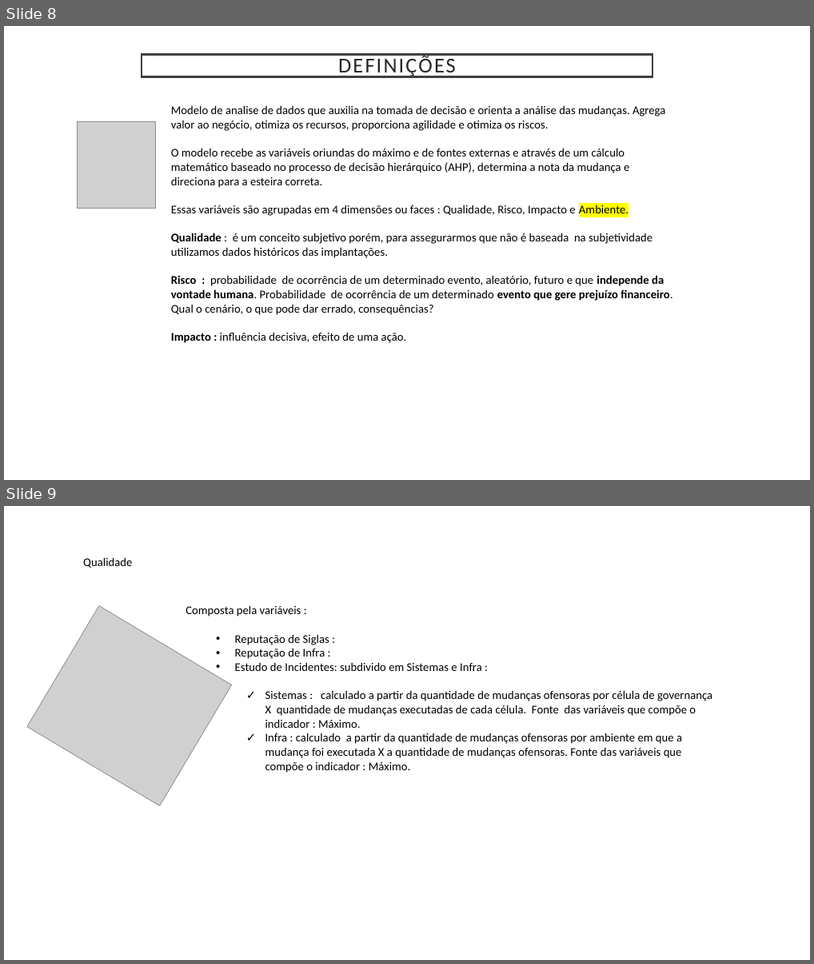
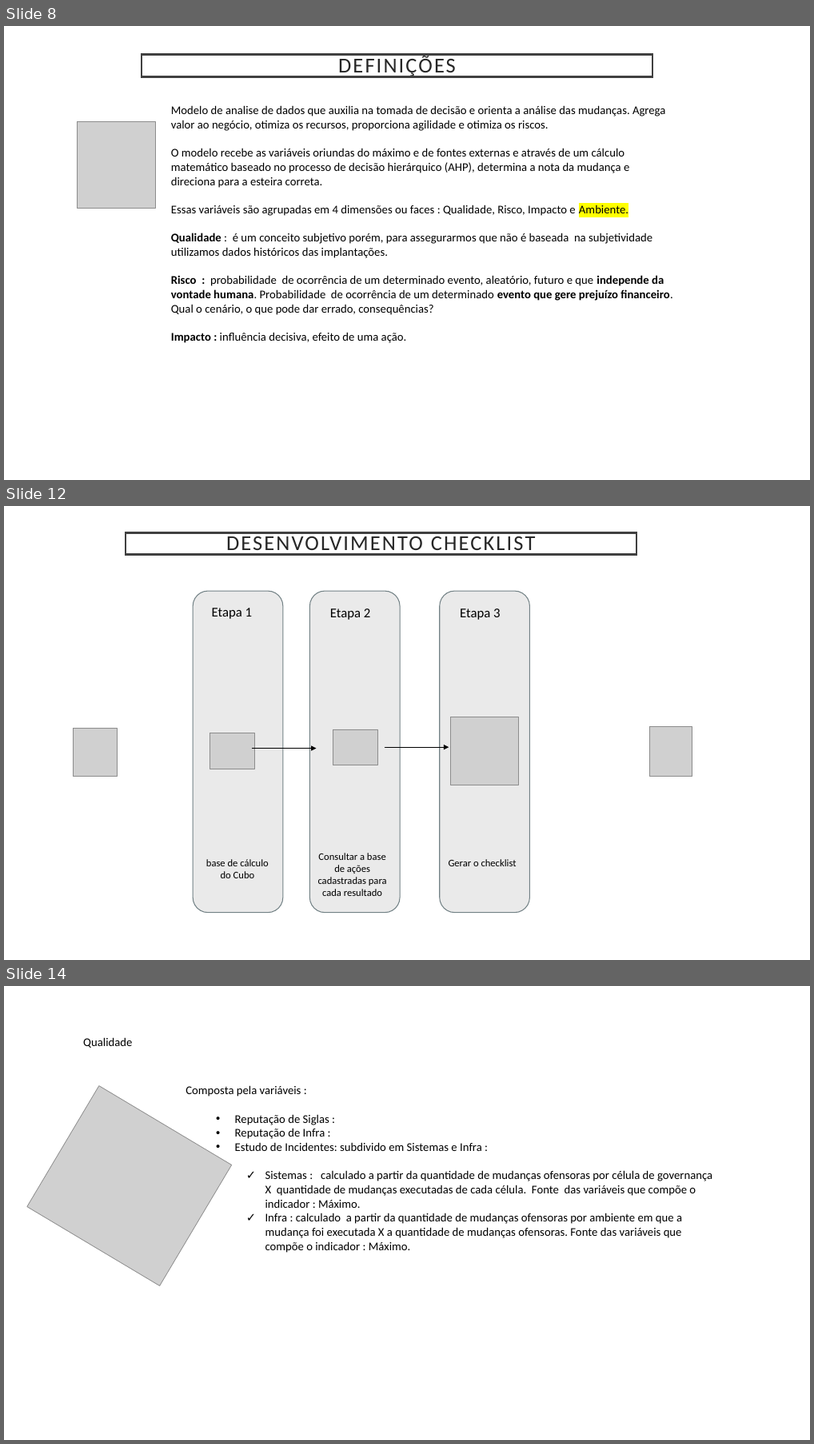
Before and after one commit to maralucca/Exemplo, a slide deck: AHP.pptx. Shown one above the other, each under a label of ours: slides 8 and 9 before the commit, slides 8, 12 and 14 after it; the slides between them are not shown. The pictures are 814x964 and 814x1444 pixels, drawn with LibreOffice and Linux fonts; fonts in the diff are those of the drawing; grey boxes stand for pictures. Boxes give left, top, right and bottom in pixels: in the first picture for what was removed or moved away, otherwise in the second. Text is boxed around its words. In the diff, an @@ line names an element or a change of style, - is before the commit and + after.

```diff
--- a/AHP.pptx
+++ b/AHP.pptx
@@ slide 12 added at <box>4,506,810,960</box>, background #FFFFFF @@
@@ title added at <box>126,532,637,554</box>, fill #FFFFFF, outline #404040 2.5 pt, 25.2 pt, text #262626 @@
+DESENVOLVIMENTO CHECKLIST
@@ text added at <box>212,608,252,619</box>, 16 pt, text #000000 @@
+Etapa 1
@@ group added at <box>193,591,693,912</box>: 3 rounded rectangles, 3 texts, 3 pictures @@
+Etapa 2
+Consultar a base de ações cadastradas para cada resultado
+Etapa 3
@@ picture added at <box>73,728,117,776</box> @@
@@ picture added at <box>210,733,254,768</box> @@
@@ arrow added from (252, 748) to (317, 748), #000000 0.5 pt @@
@@ arrow added from (385, 747) to (450, 747), #000000 0.5 pt @@
@@ text added at <box>206,859,269,878</box>, 12 pt, text #000000 @@
+base de cálculo do Cubo
@@ text added at <box>449,859,517,866</box>, 12 pt, text #000000 @@
+Gerar o checklist
@@ what was slide 9 is now slide 14 @@
```
Also in this commit, not shown: 5 other slides added, 1 slide removed.
